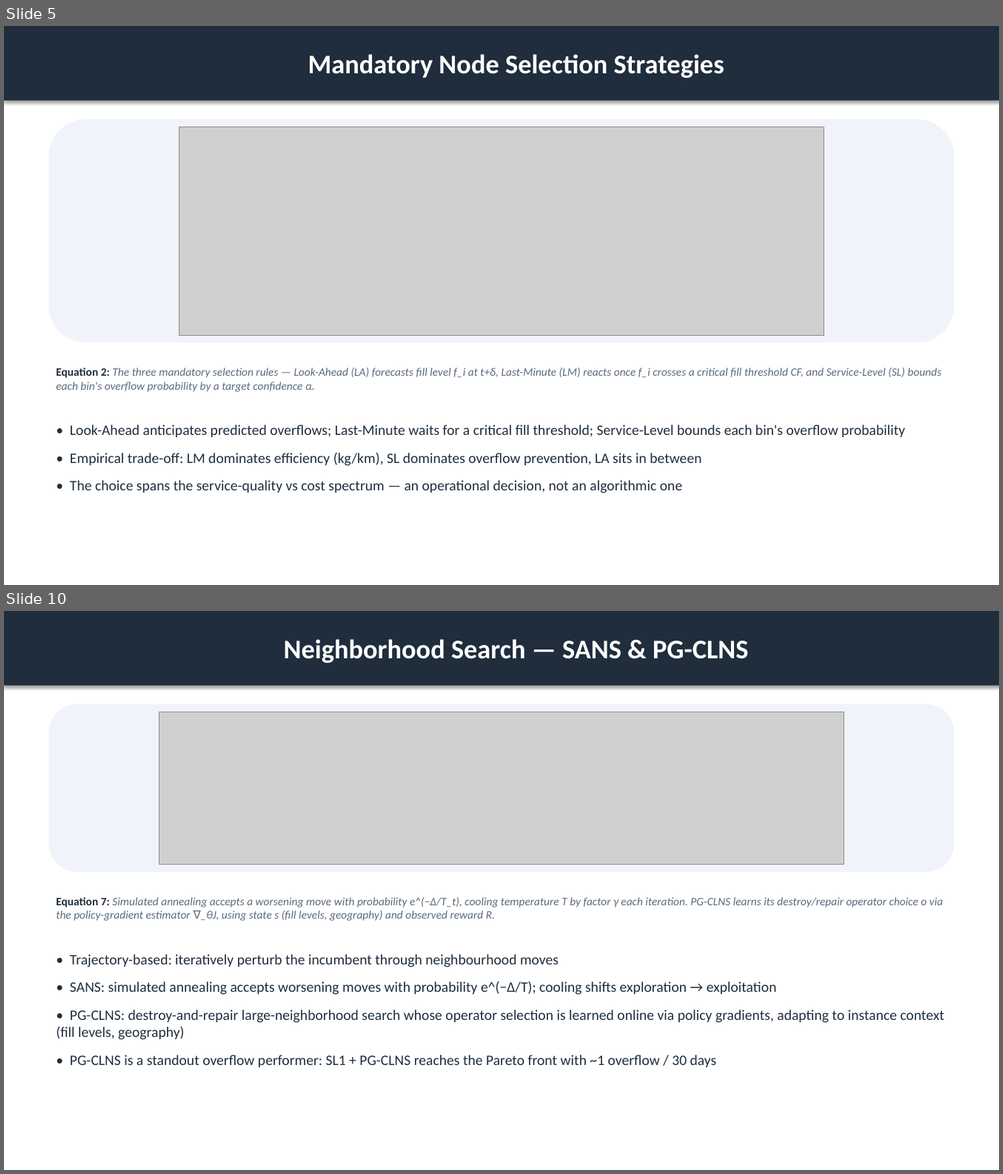
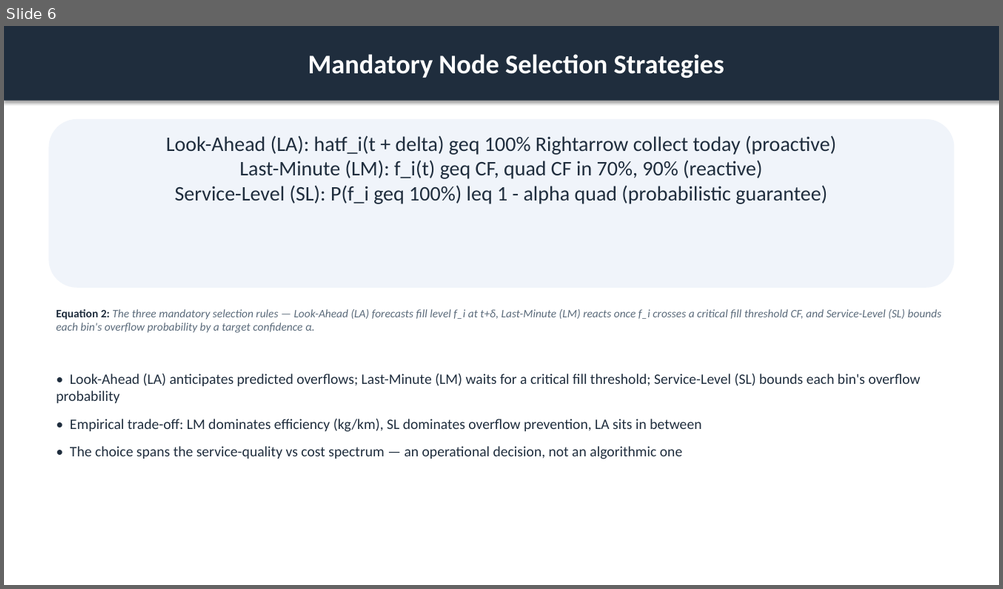
Before and after one commit to ACFHarbinger/WSmartPlus-Route, a slide deck: assets/windows/wsmart_route_results.pptx. Shown one above the other, each under a label of ours: slides 5 and 10 before the commit, slide 6 after it; the slides between them are not shown. The pictures are 1003x1174 and 1003x589 pixels, drawn with LibreOffice and Linux fonts; fonts in the diff are those of the drawing; grey boxes stand for pictures. Boxes give left, top, right and bottom in pixels: in the first picture for what was removed or moved away, otherwise in the second. Text is boxed around its words. In the diff, an @@ line names an element or a change of style, - is before the commit and + after.

```diff
--- a/assets/windows/wsmart_route_results.pptx
+++ b/assets/windows/wsmart_route_results.pptx
@@ slide 10 removed at (x1=4, y1=611, x2=999, y2=1170), background #FFFFFF @@
@@ rectangle removed at (x1=4, y1=611, x2=999, y2=686) @@
-Neighborhood Search — SANS & PG-CLNS
@@ rounded rectangle removed at (x1=48, y1=704, x2=954, y2=872) @@
@@ picture removed at (x1=159, y1=712, x2=843, y2=865) @@
@@ text removed at (x1=56, y1=897, x2=942, y2=921) @@
-Equation 7: Simulated annealing accepts a worsening move with probability e^(−Δ/T_t), cooling temperature T by factor γ each iteration. PG-CLNS learns its destroy/repair operator choice o via the policy-gradient estimator ∇_θJ, using state s (fill levels, geography) and observed reward R.
@@ text removed at (x1=56, y1=954, x2=945, y2=1068) @@
-• Trajectory-based: iteratively perturb the incumbent through neighbourhood moves
-• SANS: simulated annealing accepts worsening moves with probability e^(−Δ/T); cooling shifts exploration → exploitation
-• PG-CLNS: destroy-and-repair large-neighborhood search whose operator selection is learned online via policy gradients, adapting to instance context (fill levels, geography)
-• PG-CLNS is a standout overflow performer: SL1 + PG-CLNS reaches the Pareto front with ~1 overflow / 30 days
@@ what was slide 5 is now slide 6 @@
@@ slide 6 changed as well @@
@@ rounded rectangle resized from (x1=48, y1=119, x2=954, y2=343) to (x1=48, y1=119, x2=954, y2=288) @@
@@ text added at (x1=166, y1=136, x2=836, y2=204), 20 pt, text #1F2D3D @@
+Look-Ahead (LA): hatf_i(t + delta) geq 100% Rightarrow collect today (proactive)
+Last-Minute (LM): f_i(t) geq CF, quad CF in 70%, 90% (reactive)
+Service-Level (SL): P(f_i geq 100%) leq 1 - alpha quad (probabilistic guarantee)
@@ picture removed at (x1=179, y1=127, x2=824, y2=335) @@
@@ text "Equation 2: The three mandatory ..." moved from (x1=56, y1=368, x2=942, y2=392) to (x1=56, y1=309, x2=942, y2=333) @@
@@ text "• Look-Ahead (LA) anticipates predicted ..." moved from (x1=70, y1=425, x2=905, y2=494) to (x1=56, y1=374, x2=920, y2=460) @@
@@ text at (x1=56, y1=374, x2=920, y2=403): text changed @@
-• Look-Ahead anticipates predicted overflows; Last-Minute waits for a critical fill threshold; Service-Level bounds each bin's overflow probability
+• Look-Ahead (LA) anticipates predicted overflows; Last-Minute (LM) waits for a critical fill threshold; Service-Level (SL) bounds each bin's overflow probability
```
Also in this commit, not shown: 14 other slides changed, 5 slides added, 3 other slides removed, 46 other files.
